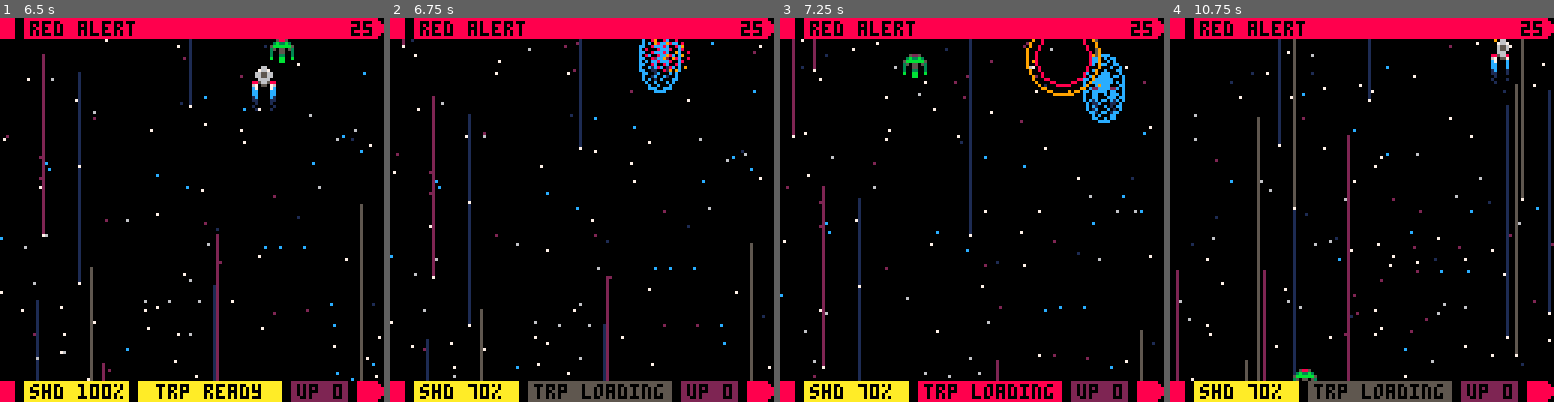
Above: before the commit, frames 1-4 (left to right).
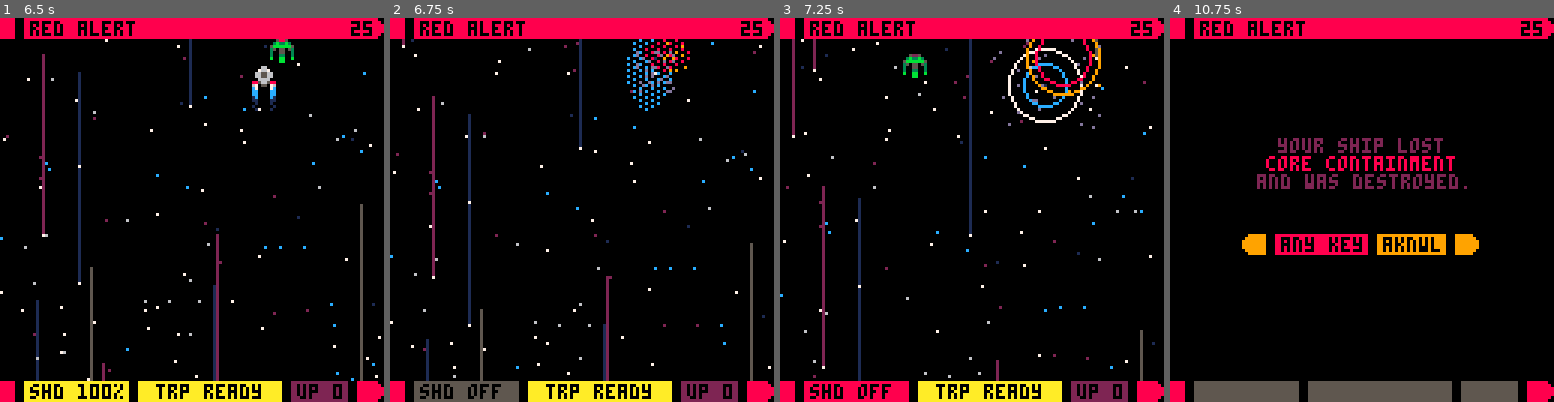
Above: after the commit, the same moments.

Repository: fab-industries/red-alert
Game: PICO-8 cartridge redalert.p8
Two runs of this game, one before a commit and one after it. Both use one fixed random seed, a clock stepped at 60 frames per second and the inputs below.
Inputs:
- Up to frame 1 (6.5 s): tap O (Z key) at 0.33, 1.07, 2.22, 3.72, 5.22 s; tap Down at 0.7 s; tap X (X key) at 1.43, 2.07, 2.82, 3.57, 4.32, 5.07, 5.82 s; hold Up 1.97-2.63 s; hold Right 2.68-3.02 s; hold Down 3.07-3.73 s; hold Left 3.78-4.12 s; hold Up 4.17-4.5 s; hold Left 4.55-5.05 s; hold Right 5.1-5.93 s; hold Up from 5.98 s (still down)
- Up to frame 2 (6.75 s): tap X (X key) at 6.57 s; release Up at 6.65 s; hold Right from 6.7 s (still down); tap O (Z key) at 6.72 s
- Up to frame 3 (7.25 s): release Right at 7.03 s; hold Down from 7.08 s (still down)
- Up to frame 4 (10.75 s): tap X (X key) every 0.75 s from 7.32 to 10.32 s; release Down at 7.75 s; hold Left 7.8-8.13 s; hold Up 8.18-8.52 s; tap O (Z key) at 8.22, 9.72 s; hold Left 8.57-9.07 s; hold Right 9.12-9.95 s; hold Up 10-10.67 s; hold Right from 10.72 s (still down)

Frame 1 is identical in both runs. In frame 2, 3.8% of the frame differs, in the area x 6-76%, y 5-100%; in frame 3, 4.6%; in frame 4, 13%, in the area x 1-100%, y 5-100%.

Commit message:
Added player ship explosion

Diff:
--- a/redalert.p8
+++ b/redalert.p8
@@ -51,6 +51,7 @@
 
 function start_game()
  mode="game"
+ timeout=120
 
  tailspr={7,8,9}
  torpflash=0
@@ -68,6 +69,7 @@
  ship.ttmr=0
  ship.shield=100
  ship.cont=true
+ ship.dead=false
  invuln=0
  stars={}
  torps={}
@@ -95,54 +97,64 @@
 --update
 
 function update_game()
-
  ship.sx=0
  ship.sy=0
  ship.spr=1
  tailspr={7,8,9}
 
+ if ship.cont==false then
+  if timeout>0 then
+   timeout-=1
+	 else
+	  mode="over"
+   return
+  end
+ end
+
  if ship.ttmr>0 then
   ship.ttmr-=1
  else
   ship.torp=true
  end
 
- if btn(⬅️) then
-  ship.sx=-2
-  ship.spr=2
-  tailspr={10,11,12}
- end
- if btn(➡️) then
-  ship.sx=2
-  ship.spr=3
-   tailspr={13,14,15}
- end
- if btn(⬆️) then
-  ship.sy=-2
- end
- if btn(⬇️) then
-  ship.sy=2
- end
-
- --fires phaser
- if btnp(❎) then
-  sfx(0)
-  ship.pht=15
-  ship.xf=ship.x
- end
-
- --fires torpedo
- if btnp(🅾️) and ship.torp then
-  local newtorp={}
-  newtorp.x=ship.x
-  newtorp.y=ship.y-3
-  newtorp.flash=4
-  newtorp.spr=4
-  add(torps,newtorp)
-
-  ship.torp=false
-  ship.ttmr=5*30
-  sfx(1)
+ if ship.dead==false then
+	 if btn(⬅️) then
+	  ship.sx=-2
+	  ship.spr=2
+	  tailspr={10,11,12}
+	 end
+	 if btn(➡️) then
+	  ship.sx=2
+	  ship.spr=3
+	   tailspr={13,14,15}
+	 end
+	 if btn(⬆️) then
+	  ship.sy=-2
+	 end
+	 if btn(⬇️) then
+	  ship.sy=2
+	 end
+
+	 --fires phaser
+	 if btnp(❎) then
+	  sfx(0)
+	  ship.pht=15
+	  ship.xf=ship.x
+	 end
+
+	 --fires torpedo
+	 if btnp(🅾️) and ship.torp then
+	  local newtorp={}
+	  newtorp.x=ship.x
+	  newtorp.y=ship.y-3
+	  newtorp.flash=4
+	  newtorp.spr=4
+	  add(torps,newtorp)
+
+	  ship.torp=false
+	  ship.ttmr=5*30
+	  sfx(1)
+	 end
  end
 
  if ship.pht>0 then
@@ -198,30 +210,28 @@
  end
 
  --collision ship x enemies
- if invuln<=0 then
+ if invuln<=0 and ship.dead==false then
 	 for myen in all(enemies) do
 	  if col(myen,ship) then
-	   ship.shield-=30
+	   --check if shield is gone
+    --if ship.shield<=0 then
+     ship.cont=false
+     core_breach()
+	   --end
+	   --ship.shield-=30
+	   ship.shield=0
 	   sfx(2)
-	   invuln=60
+	   --invuln=60
 	   myen.hp-=50
 	   if myen.hp<=0 then
      kill_en(myen)
 	   end
 
-	   if ship.cont==false then
-     mode="over"
-     return
-	   end
-
 	  end
 	 end
 	else
 	 invuln-=1
  end
-
- --check if shield is gone
- if (ship.shield<=0) ship.cont=false
 
  --move ship
  ship.x+=ship.sx
@@ -278,32 +288,34 @@
 function draw_game()
  cls(0)
  starfield()
- if invuln<=0 then
-  draw_spr(ship)
-  spr(tailspr[t\3%3+1],ship.x,ship.y+7)
- else
-  --invuln state
-  if sin(t/7)<0.5 then
-   fillp(0xd7b6)
-   ovalfill(ship.x-3,ship.y-6,ship.x+10,ship.y+16,12)
-   fillp()
-   pal(5,12)
-   pal(6,12)
-   pal(7,12)
-   pal(8,2)
-   draw_spr(ship)
-   pal()
-   spr(tailspr[t\3%3+1],ship.x,ship.y+7)
-   oval(ship.x-3,ship.y-6,ship.x+10,ship.y+16,12)
-  else
-   pal(5,6)
-   pal(6,7)
-   pal(8,7)
-   draw_spr(ship)
-   pal()
-   spr(tailspr[t\3%3+1],ship.x,ship.y+7)
-   oval(ship.x-3,ship.y-6,ship.x+10,ship.y+16,7)
-  end
+ if ship.cont then
+	 if invuln<=0 then
+	  draw_spr(ship)
+	  spr(tailspr[t\3%3+1],ship.x,ship.y+7)
+	 else
+	  --invuln state
+	  if sin(t/7)<0.5 then
+	   fillp(0xd7b6)
+	   ovalfill(ship.x-3,ship.y-6,ship.x+10,ship.y+16,12)
+	   fillp()
+	   pal(5,12)
+	   pal(6,12)
+	   pal(7,12)
+	   pal(8,2)
+	   draw_spr(ship)
+	   pal()
+	   spr(tailspr[t\3%3+1],ship.x,ship.y+7)
+	   oval(ship.x-3,ship.y-6,ship.x+10,ship.y+16,12)
+	  else
+	   pal(5,6)
+	   pal(6,7)
+	   pal(8,7)
+	   draw_spr(ship)
+	   pal()
+	   spr(tailspr[t\3%3+1],ship.x,ship.y+7)
+	   oval(ship.x-3,ship.y-6,ship.x+10,ship.y+16,7)
+	  end
+	 end
  end
 
  --drawing enemies
@@ -387,10 +399,49 @@
 	   circ(myp.x+4,myp.y+4,shock,9)
 	   circ(myp.x+4,myp.y+4,shock2,8)
 	  end
-	 elseif myp.type=="spark" then
+	 end
+	 if myp.type=="spark" then
 	  local scol={8,9}
 	  pset(myp.x,myp.y,scol[t\2%2+1])
-	 end
+  end
+  if myp.type=="bspark" then
+	  local scol={7,13}
+	  pset(myp.x,myp.y,scol[t\2%2+1])
+  end
+	 if myp.type=="breach" then
+	  local shock=myp.age-9
+	  local shock2=shock-6
+	  if myp.age<2 then
+	   ovalfill(myp.x-20,myp.y+1,myp.x+24,myp.y+3,7)
+	   ovalfill(myp.x+2,myp.y+20,myp.x+3,myp.y-17,7)
+	  elseif myp.age<5 then
+	   fillp(0xa5a5.8)
+	   ovalfill(myp.x-5,myp.y-10,myp.x+9,myp.y+14,7)
+	   fillp()
+	  elseif myp.age<7 then
+	   fillp(0xbebe.8)
+	   ovalfill(myp.x-5,myp.y-11,myp.x+9,myp.y+15,12)
+	   fillp()
+	  elseif myp.age<10 then
+	   fillp(0xdfbf.8)
+	   ovalfill(myp.x-5,myp.y-12,myp.x+9,myp.y+16,12)
+	   fillp()
+	  elseif myp.age<13 then
+	   fillp(0xdfbf.8)
+	   ovalfill(myp.x-5,myp.y-6,myp.x+9,myp.y+11,2)
+	   fillp()
+	   circ(myp.x+4,myp.y+4,shock,7)
+	  elseif myp.age<51 then
+	   shock2+=1
+	   circ(myp.x+4,myp.y+4,shock,7)
+	   circ(myp.x+4,myp.y+4,shock2,12)
+	  elseif myp.age<61 then
+	   shock2+=3
+	   circ(myp.x+4,myp.y+4,shock,7)
+	   circ(myp.x+4,myp.y+4,shock2,12)
+	  end
+	 end
+
   myp.age+=1
   myp.x+=myp.sx
   myp.y+=myp.sy
@@ -520,6 +571,13 @@
 	spwn_en()
 end
 
+function core_breach()
+ sfx(6)
+ ship.dead=true
+ draw_part("breach",ship.x,ship.y)
+	draw_part("bspark",ship.x,ship.y)
+end
+
 function draw_part(ptype,px,py)
  local ltype=ptype
  if ltype=="explod" then
@@ -532,7 +590,8 @@
 	 myp.age=1
 	 myp.maxage=20+rnd(10)
 	 add(particles,myp)
- elseif ltype=="spark" then
+ end
+ if ltype=="spark" then
   for i=1,10 do
 	  local myp={}
 		 myp.type=ltype
@@ -544,6 +603,30 @@
 		 myp.maxage=15+rnd(15)
 		 add(particles,myp)
 		end
+	end
+	 if ltype=="bspark" then
+  for i=1,40 do
+	  local myp={}
+		 myp.type=ltype
+		 myp.x=px+4
+		 myp.y=py+4
+		 myp.sx=rnd()*3-1.5
+		 myp.sy=rnd()*3-1.5
+		 myp.age=1
+		 myp.maxage=40+rnd(5)
+		 add(particles,myp)
+		end
+	end
+	if ltype=="breach" then
+	 local myp={}
+	 myp.type=ltype
+	 myp.x=px
+	 myp.y=py
+	 myp.sx=0
+	 myp.sy=rnd(0.6,1)
+	 myp.age=1
+	 myp.maxage=50
+	 add(particles,myp)
 	end
 end
 
Not shown, changed: the sound effects (__sfx__) section of redalert.p8
